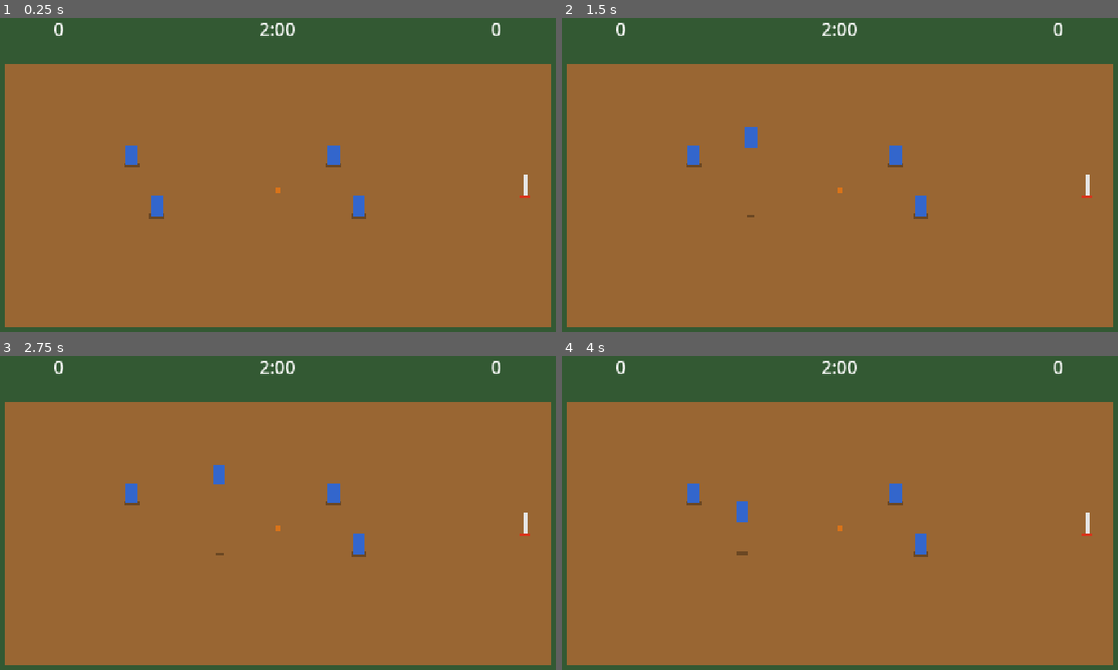
Above: before the commit, frames 1-4 (two rows, left to right).
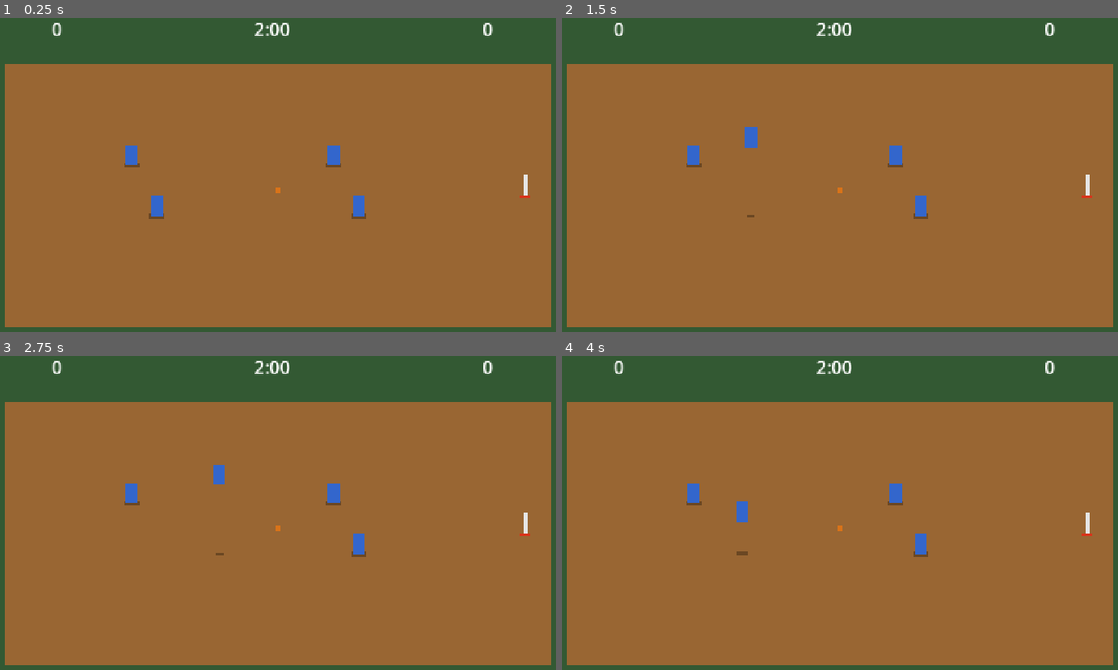
Above: after the commit, the same moments.

Repository: kfiggins/nba-jam-clone
Game: Godot game, scene res://scenes/main/main.tscn
Two runs of this game, one before a commit and one after it. Both use one fixed random seed, a clock stepped at 60 frames per second and the inputs below.
Inputs (mouse positions are in pixels of both pictures, inside the frame that each line leads up to):
- Up to frame 1 (0.25 s): no input
- Up to frame 2 (1.5 s): tap Enter at 0.5 s; move the mouse to (984, 178) at 0.52 s; hold D (move_right) 0.53-1.25 s; tap J (shoot) at 0.6 s; click (984, 178) at 0.67 s; drag from (712, 212) to (840, 190) at 1.27 s
- Up to frame 3 (2.75 s): move the mouse to (344, 453) at 2.02 s; hold D (move_right) from 2.03 s (still down); tap J (shoot) at 2.1 s
- Up to frame 4 (4 s): release D (move_right) at 2.75 s; drag from (806, 607) to (645, 478) at 2.77 s; move the mouse to (1034, 588) at 3.52 s; hold A (move_left) from 3.53 s (still down); hold Shift from 3.53 s (still down); tap J (shoot) at 3.8 s

The runs differ from the first frame. In frame 1, 0.4% of the frame differs, in the area x 9-90%, y 1-6%; in frame 2, 0.4%; in frame 3, 0.4%; in frame 4, 0.4%.

Commit message:
Implement Phase 12: UI/HUD with shot feedback, fire indicator, and possession
Add shot feedback popups (SWISH!, SLAM DUNK!, BLOCKED!, STOLEN!, FROM DOWNTOWN!),
"HE'S ON FIRE!" indicator tracking multiple players, and possession indicator
showing which team has the ball. Wire ball and player signals through main.gd
to HUD. Existing score, clock, and start/end screens were already implemented.
20 new tests (320 total passing).

Co-Authored-By: Claude Opus 4.6 <noreply@anthropic.com>

Diff:
--- a/scenes/main/main.gd
+++ b/scenes/main/main.gd
@@ -1,6 +1,6 @@
 extends Node2D
 ## Main scene. Wires up HUD, handles match start/restart, attaches AI controllers,
-## and manages possession resets after scoring.
+## manages possession resets, streak tracking, and HUD feedback.
 
 
 func _ready() -> void:
@@ -10,6 +10,9 @@
 			var controller := AIController.new()
 			controller.name = "AIController"
 			p.add_child(controller)
+		if p:
+			p.caught_fire.connect(_on_player_caught_fire.bind(p))
+			p.fire_ended.connect(_on_player_fire_ended.bind(p))
 	GameManager.possession_reset.connect(_on_possession_reset)
 	var ball := _get_ball()
 	if ball:
@@ -18,6 +21,7 @@
 		ball.shot_missed.connect(_on_shot_missed)
 		ball.shot_blocked.connect(_on_shot_blocked)
 		ball.ball_stolen.connect(_on_ball_stolen)
+		ball.owner_changed.connect(_on_owner_changed)
 
 
 func _unhandled_input(event: InputEvent) -> void:
@@ -36,14 +40,20 @@
 		ball.reset_to(GameConfig.data.inbound_position, receiver)
 
 
-func _on_shot_made(shooter: Player, _points: int) -> void:
+func _on_shot_made(shooter: Player, points: int) -> void:
 	if shooter:
 		shooter.add_streak()
+	var hud := _get_hud()
+	if hud:
+		hud.on_shot_made(points)
 
 
 func _on_dunk_made(dunker: Player, _points: int) -> void:
 	if dunker:
 		dunker.add_streak()
+	var hud := _get_hud()
+	if hud:
+		hud.on_dunk_made()
 
 
 func _on_shot_missed(shooter: Player) -> void:
@@ -54,17 +64,48 @@
 func _on_shot_blocked(_blocker: Player, shooter: Player) -> void:
 	if shooter:
 		shooter.reset_streak()
+	var hud := _get_hud()
+	if hud:
+		hud.on_shot_blocked()
 
 
 func _on_ball_stolen(_stealer: Player, victim: Player) -> void:
 	if victim:
 		victim.reset_streak()
+	var hud := _get_hud()
+	if hud:
+		hud.on_ball_stolen()
+
+
+func _on_owner_changed(_old_owner: Player, new_owner: Player) -> void:
+	var hud := _get_hud()
+	if hud:
+		if new_owner:
+			hud.update_possession(new_owner.team)
+		else:
+			hud.update_possession(0)
+
+
+func _on_player_caught_fire(player: Player) -> void:
+	var hud := _get_hud()
+	if hud:
+		hud.on_player_caught_fire(player)
+
+
+func _on_player_fire_ended(player: Player) -> void:
+	var hud := _get_hud()
+	if hud:
+		hud.on_player_fire_ended(player)
 
 
 func _get_ball() -> Ball:
 	for node in get_tree().get_nodes_in_group("ball"):
 		return node as Ball
 	return null
+
+
+func _get_hud() -> CanvasLayer:
+	return $HUD if has_node("HUD") else null
 
 
 func _get_inbound_player(team: int) -> Player:
--- a/scenes/ui/hud.gd
+++ b/scenes/ui/hud.gd
@@ -1,10 +1,17 @@
 extends CanvasLayer
-## HUD displays scores, game clock, countdown, and match result messages.
+## HUD displays scores, game clock, countdown, match result messages,
+## shot feedback, fire indicator, and possession indicator.
 
 @onready var team1_score_label: Label = %Team1Score
 @onready var team2_score_label: Label = %Team2Score
 @onready var clock_label: Label = %Clock
 @onready var message_label: Label = %Message
+@onready var shot_feedback_label: Label = %ShotFeedback
+@onready var fire_indicator_label: Label = %FireIndicator
+@onready var possession_label: Label = %PossessionIndicator
+@onready var feedback_timer: Timer = %FeedbackTimer
+
+var _fire_players: Array[Player] = []
 
 
 func _ready() -> void:
@@ -13,6 +20,8 @@
 	GameManager.countdown_tick.connect(_on_countdown_tick)
 	GameManager.game_state_changed.connect(_on_game_state_changed)
 	GameManager.match_ended.connect(_on_match_ended)
+	if feedback_timer:
+		feedback_timer.timeout.connect(_on_feedback_timer_timeout)
 	_reset_display()
 
 
@@ -21,6 +30,9 @@
 	team2_score_label.text = "0"
 	clock_label.text = _format_time(GameConfig.data.match_duration)
 	message_label.text = ""
+	shot_feedback_label.text = ""
+	fire_indicator_label.text = ""
+	possession_label.text = ""
 
 
 func _on_score_changed(team: int, new_score: int) -> void:
@@ -63,6 +75,69 @@
 			message_label.text = "TEAM 2 WINS!\nPress R to rematch"
 
 
+# -- Shot Feedback --
+
+func show_shot_feedback(text: String) -> void:
+	shot_feedback_label.text = text
+	if feedback_timer:
+		feedback_timer.start()
+
+
+func on_shot_made(points: int) -> void:
+	if points >= 3:
+		show_shot_feedback("FROM DOWNTOWN!")
+	else:
+		show_shot_feedback("SWISH!")
+
+
+func on_dunk_made() -> void:
+	show_shot_feedback("SLAM DUNK!")
+
+
+func on_shot_blocked() -> void:
+	show_shot_feedback("BLOCKED!")
+
+
+func on_ball_stolen() -> void:
+	show_shot_feedback("STOLEN!")
+
+
+func _on_feedback_timer_timeout() -> void:
+	shot_feedback_label.text = ""
+
+
+# -- Fire Indicator --
+
+func on_player_caught_fire(player: Player) -> void:
+	if player and player not in _fire_players:
+		_fire_players.append(player)
+	_update_fire_display()
+
+
+func on_player_fire_ended(player: Player) -> void:
+	_fire_players.erase(player)
+	_update_fire_display()
+
+
+func _update_fire_display() -> void:
+	if _fire_players.size() > 0:
+		fire_indicator_label.text = "HE'S ON FIRE!"
+	else:
+		fire_indicator_label.text = ""
+
+
+# -- Possession Indicator --
+
+func update_possession(team: int) -> void:
+	match team:
+		1:
+			possession_label.text = "< TEAM 1"
+		2:
+			possession_label.text = "TEAM 2 >"
+		_:
+			possession_label.text = ""
+
+
 func _format_time(seconds: float) -> String:
 	var mins := int(seconds) / 60
 	var secs := int(seconds) % 60
--- a/scenes/ui/hud.tscn
+++ b/scenes/ui/hud.tscn
@@ -39,6 +39,14 @@
 horizontal_alignment = 1
 vertical_alignment = 1
 
+[node name="PossessionIndicator" type="Label" parent="TopBar"]
+unique_name_in_owner = true
+layout_mode = 2
+theme_override_font_sizes/font_size = 18
+text = ""
+horizontal_alignment = 1
+vertical_alignment = 1
+
 [node name="Message" type="Label" parent="."]
 unique_name_in_owner = true
 anchors_preset = 8
@@ -56,3 +64,41 @@
 text = ""
 horizontal_alignment = 1
 vertical_alignment = 1
+
+[node name="ShotFeedback" type="Label" parent="."]
+unique_name_in_owner = true
+anchors_preset = 8
+anchor_left = 0.5
+anchor_top = 0.5
+anchor_right = 0.5
+anchor_bottom = 0.5
+offset_left = -200.0
+offset_top = 40.0
+offset_right = 200.0
+offset_bottom = 80.0
+grow_horizontal = 2
+grow_vertical = 2
+theme_override_font_sizes/font_size = 28
+text = ""
+horizontal_alignment = 1
+vertical_alignment = 1
+
+[node name="FireIndicator" type="Label" parent="."]
+unique_name_in_owner = true
+anchors_preset = 5
+anchor_left = 0.5
+anchor_right = 0.5
+offset_left = -150.0
+offset_top = 65.0
+offset_right = 150.0
+offset_bottom = 95.0
+grow_horizontal = 2
+theme_override_font_sizes/font_size = 24
+text = ""
+horizontal_alignment = 1
+vertical_alignment = 1
+
+[node name="FeedbackTimer" type="Timer" parent="."]
+unique_name_in_owner = true
+one_shot = true
+wait_time = 1.5
--- /dev/null
+++ b/tests/test_hud.gd
@@ -0,0 +1,158 @@
+extends GutTest
+
+var _hud: CanvasLayer
+var _config: Node
+var _manager: Node
+
+
+func before_each() -> void:
+	_config = load("res://scripts/autoload/game_config.gd").new()
+	_config.name = "GameConfig"
+	add_child(_config)
+	_manager = load("res://scripts/autoload/game_manager.gd").new()
+	_manager.name = "GameManager"
+	add_child(_manager)
+	_hud = load("res://scenes/ui/hud.tscn").instantiate()
+	add_child(_hud)
+
+
+func after_each() -> void:
+	_hud.queue_free()
+	_manager.queue_free()
+	_config.queue_free()
+
+
+# -- Helpers --
+
+func _get_label(name: String) -> Label:
+	return _hud.get_node("%" + name) as Label
+
+
+# =============================================================================
+# Score display tests
+# =============================================================================
+
+func test_score_updates_team1() -> void:
+	_hud._on_score_changed(1, 10)
+	assert_eq(_get_label("Team1Score").text, "10")
+
+func test_score_updates_team2() -> void:
+	_hud._on_score_changed(2, 7)
+	assert_eq(_get_label("Team2Score").text, "7")
+
+
+# =============================================================================
+# Clock display tests
+# =============================================================================
+
+func test_clock_formats_correctly() -> void:
+	_hud._on_clock_updated(90.0)
+	assert_eq(_get_label("Clock").text, "1:30")
+
+func test_clock_formats_zero() -> void:
+	_hud._on_clock_updated(0.0)
+	assert_eq(_get_label("Clock").text, "0:00")
+
+
+# =============================================================================
+# Shot feedback tests
+# =============================================================================
+
+func test_shot_made_shows_swish() -> void:
+	_hud.on_shot_made(2)
+	assert_eq(_get_label("ShotFeedback").text, "SWISH!")
+
+func test_three_pointer_shows_downtown() -> void:
+	_hud.on_shot_made(3)
+	assert_eq(_get_label("ShotFeedback").text, "FROM DOWNTOWN!")
+
+func test_dunk_shows_slam_dunk() -> void:
+	_hud.on_dunk_made()
+	assert_eq(_get_label("ShotFeedback").text, "SLAM DUNK!")
+
+func test_blocked_shows_blocked() -> void:
+	_hud.on_shot_blocked()
+	assert_eq(_get_label("ShotFeedback").text, "BLOCKED!")
+
+func test_stolen_shows_stolen() -> void:
+	_hud.on_ball_stolen()
+	assert_eq(_get_label("ShotFeedback").text, "STOLEN!")
+
+func test_feedback_clears_on_timer() -> void:
+	_hud.on_shot_made(2)
+	assert_eq(_get_label("ShotFeedback").text, "SWISH!")
+	_hud._on_feedback_timer_timeout()
+	assert_eq(_get_label("ShotFeedback").text, "")
+
+
+# =============================================================================
+# Fire indicator tests
+# =============================================================================
+
+func test_fire_indicator_shows_on_fire() -> void:
+	var p := Player.new()
+	_hud.on_player_caught_fire(p)
+	assert_eq(_get_label("FireIndicator").text, "HE'S ON FIRE!")
+	p.queue_free()
+
+func test_fire_indicator_hides_on_end() -> void:
+	var p := Player.new()
+	_hud.on_player_caught_fire(p)
+	_hud.on_player_fire_ended(p)
+	assert_eq(_get_label("FireIndicator").text, "")
+	p.queue_free()
+
+func test_fire_stays_if_multiple_players() -> void:
+	var p1 := Player.new()
+	var p2 := Player.new()
+	_hud.on_player_caught_fire(p1)
+	_hud.on_player_caught_fire(p2)
+	_hud.on_player_fire_ended(p1)
+	assert_eq(_get_label("FireIndicator").text, "HE'S ON FIRE!",
+		"Should stay visible while any player is on fire")
+	p1.queue_free()
+	p2.queue_free()
+
+
+# =============================================================================
+# Possession indicator tests
+# =============================================================================
+
+func test_possession_team1() -> void:
+	_hud.update_possession(1)
+	assert_eq(_get_label("PossessionIndicator").text, "< TEAM 1")
+
+func test_possession_team2() -> void:
+	_hud.update_possession(2)
+	assert_eq(_get_label("PossessionIndicator").text, "TEAM 2 >")
+
+func test_possession_clears() -> void:
+	_hud.update_possession(1)
+	_hud.update_possession(0)
+	assert_eq(_get_label("PossessionIndicator").text, "")
+
+
+# =============================================================================
+# Game state tests
+# =============================================================================
+
+func test_pregame_message() -> void:
+	_hud._on_game_state_changed(GameManager.MatchState.RESULTS, GameManager.MatchState.PREGAME)
+	assert_eq(_get_label("Message").text, "PRESS R TO START")
+
+func test_results_team1_wins() -> void:
+	_hud._on_match_ended(1)
+	assert_eq(_get_label("Message").text, "TEAM 1 WINS!\nPress R to rematch")
+
+func test_results_draw() -> void:
+	_hud._on_match_ended(0)
+	assert_eq(_get_label("Message").text, "DRAW!\nPress R to rematch")
+
+func test_reset_clears_all() -> void:
+	_hud._on_score_changed(1, 5)
+	_hud.on_shot_made(2)
+	_hud.update_possession(1)
+	_hud._reset_display()
+	assert_eq(_get_label("Team1Score").text, "0")
+	assert_eq(_get_label("ShotFeedback").text, "")
+	assert_eq(_get_label("PossessionIndicator").text, "")
Not shown, added: tests/test_hud.gd.uid
Not shown, changed: docs/phases/phase-12-ui-hud.md
